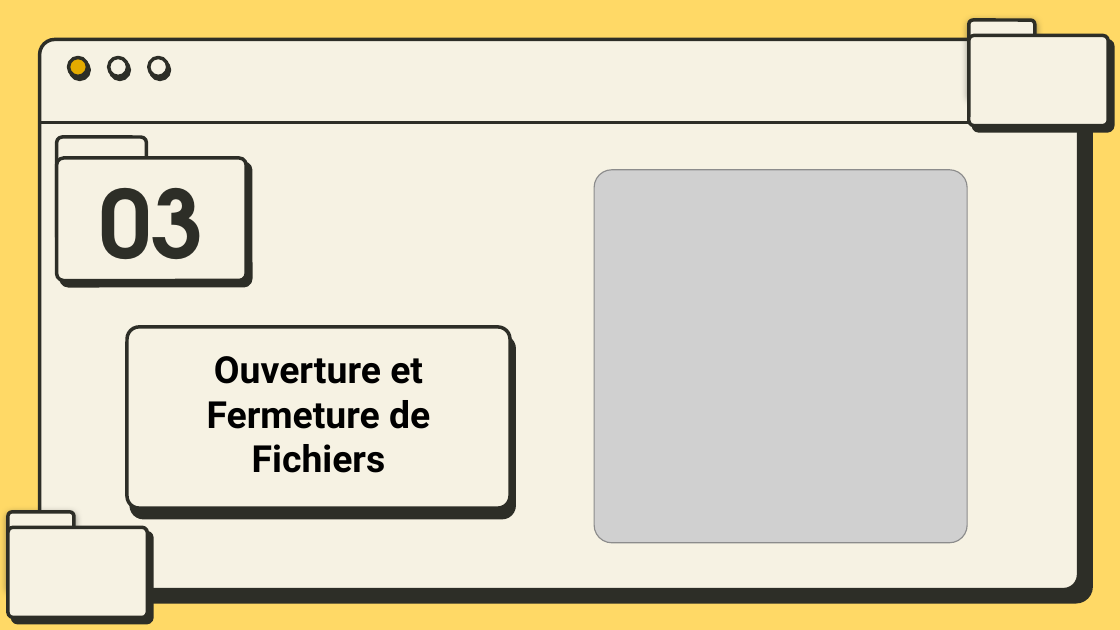
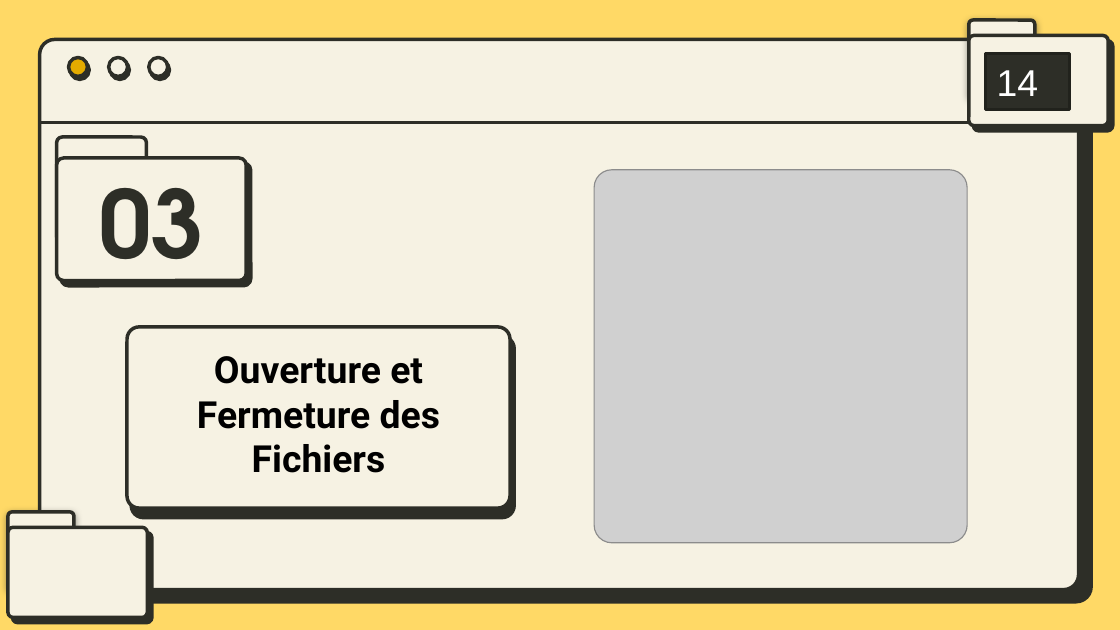
Before and after one commit to bydevmar/Master_MASD_FPO, a slide deck: slide 14 of SEMESTER 1/Modélisation avec Python/G- Fichiers/Manipulation des Fichiers.pptx. Drawn at 1120x630 pixels with LibreOffice and Linux fonts; fonts in the diff are those of the drawing; grey boxes stand for pictures. Boxes give left, top, right and bottom in pixels: in the first picture for what was removed or moved away, otherwise in the second. Text is boxed around its words. In the diff, an @@ line names an element or a change of style, - is before the commit and + after.

```diff
--- a/SEMESTER 1/Modélisation avec Python/G- Fichiers/Manipulation des Fichiers.pptx
+++ b/SEMESTER 1/Modélisation avec Python/G- Fichiers/Manipulation des Fichiers.pptx
@@ rectangle added at [986,54,1070,110], fill #2D2E27, outline #21221D 2 pt, 24 pt, text #FFFFFF @@
+14
@@ subtitle at [197,356,440,473]: text changed @@
-Ouverture et Fermeture de Fichiers
+Ouverture et Fermeture des Fichiers
```
Also in this commit, not shown: 34 other slides changed, 5 other files.
